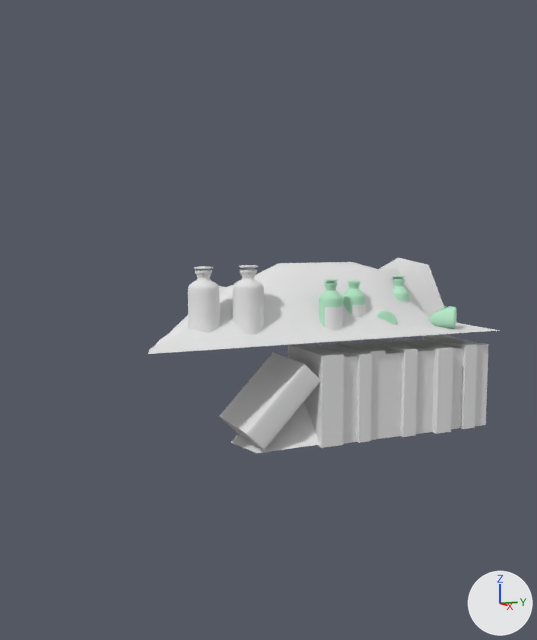
One commit to the Blender file Assets/models/house/floor02/secret_room_sw/secret_room_sw_furniture.blend: the scene before it, then after it.
Camera for both pictures: a 50 mm lens placed at (1.59, -1.63, 2.41), pointed at (-2.09, -0.01, 1.94). Lighting does not change. The marker at lower right points along +X, +Y and +Z.

Names of what the first picture shows: 'book.001', 'book_row.001', 'jar.000', 'label.005', 'webs03', 'webs03.001'.
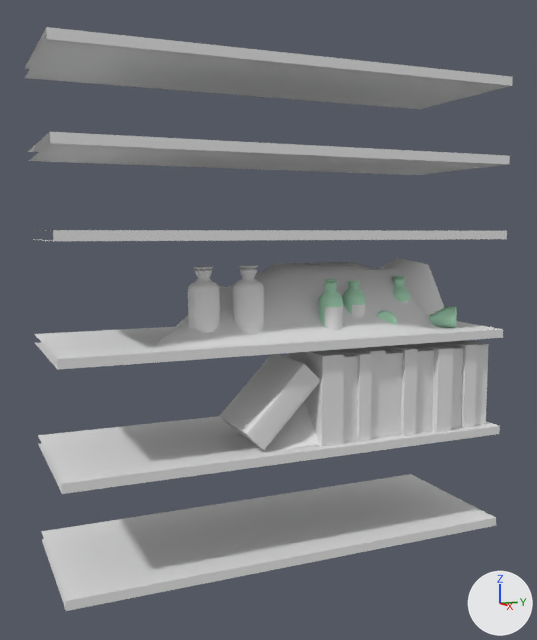
Changed parts and their boxes [x1, y1, x2, y2] in the pictures (537 x 640 px):
'book_shelf.001', added: after [41, 474, 496, 611]
'book_shelf.000', added: after [24, 27, 513, 109]
'book_shelf.005', added: after [38, 416, 500, 494]
'book_shelf.002', added: after [28, 132, 510, 175]
'book_shelf.004', added: after [34, 321, 503, 370]
'book_shelf.003', added: after [33, 230, 507, 241]

The change, as a diff of the scene's bpy script:
```diff
--- a/Assets/models/house/floor02/secret_room_sw/secret_room_sw_furniture.blend.py
+++ b/Assets/models/house/floor02/secret_room_sw/secret_room_sw_furniture.blend.py
@@ mat_secret_room_sw_book_shelves_shelf01 @@
+mat_secret_room_sw_book_shelves_shelf01 = diffuse_material('secret_room_sw_book_shelves_shelf01')
+mat_secret_room_sw_book_shelves_shelf01.base_color = (0.8, 0.8, 0.8)  # white #e7e7e7
@@ me_cube_005 @@
+me_cube_005.from_pydata([(-0.42, -1.19, -0.02), (-0.42, -1.19, 0.02), (-0.42, 1.19, -0.02), (-0.42, 1.19, 0.02), (0.42, -1.19, -0.02), (0.42, -1.19, 0.02), (0.42, 1.19, -0.02), (0.42, 1.19, 0.02)], [], [(7, 5, 4, 6), (0, 2, 6, 4), (5, 7, 3, 1)])
+me_cube_005.materials.append(mat_secret_room_sw_book_shelves_shelf01)  # its picture is missing
@@ ob_book_shelf_000 @@
+ob_book_shelf_000 = bpy.data.objects.new('book_shelf.000', me_cube_005)
+ob_book_shelf_000.parent = ob_book_shelf
+ob_book_shelf_000.matrix_parent_inverse = Matrix(((1.0, 0.0, 0.0, 2.105), (0.0, 1.0, 0.0, 0.0), (0.0, 0.0, 1.0, -2.014), (0.0, 0.0, 0.0, 1.0)))
+ob_book_shelf_000.location = (-2.041, 0.0, 3.206)
@@ ob_book_shelf_002 @@
+ob_book_shelf_002 = bpy.data.objects.new('book_shelf.002', me_cube_005.copy())
+ob_book_shelf_002.parent = ob_book_shelf
+ob_book_shelf_002.matrix_parent_inverse = Matrix(((1.0, 0.0, 0.0, 2.105), (0.0, 1.0, 0.0, 0.0), (0.0, 0.0, 1.0, -2.014), (0.0, 0.0, 0.0, 1.0)))
+ob_book_shelf_002.location = (-2.041, 0.0, 2.796)
@@ ob_book_shelf_003 @@
+ob_book_shelf_003 = bpy.data.objects.new('book_shelf.003', me_cube_005.copy())
+ob_book_shelf_003.parent = ob_book_shelf
+ob_book_shelf_003.matrix_parent_inverse = Matrix(((1.0, 0.0, 0.0, 2.105), (0.0, 1.0, 0.0, 0.0), (0.0, 0.0, 1.0, -2.014), (0.0, 0.0, 0.0, 1.0)))
+ob_book_shelf_003.location = (-2.041, 0.0, 2.396)
@@ ob_book_shelf_004 @@
+ob_book_shelf_004 = bpy.data.objects.new('book_shelf.004', me_cube_005.copy())
+ob_book_shelf_004.parent = ob_book_shelf
+ob_book_shelf_004.matrix_parent_inverse = Matrix(((1.0, 0.0, 0.0, 2.105), (0.0, 1.0, 0.0, 0.0), (0.0, 0.0, 1.0, -2.014), (0.0, 0.0, 0.0, 1.0)))
+ob_book_shelf_004.location = (-2.041, 0.0, 1.857)
@@ ob_book_shelf_005 @@
+ob_book_shelf_005 = bpy.data.objects.new('book_shelf.005', me_cube_005.copy())
+ob_book_shelf_005.parent = ob_book_shelf
+ob_book_shelf_005.matrix_parent_inverse = Matrix(((1.0, 0.0, 0.0, 2.105), (0.0, 1.0, 0.0, 0.0), (0.0, 0.0, 1.0, -2.014), (0.0, 0.0, 0.0, 1.0)))
+ob_book_shelf_005.location = (-2.041, 0.0, 1.311)
@@ ob_book_shelf_001 @@
+ob_book_shelf_001 = bpy.data.objects.new('book_shelf.001', me_cube_005.copy())
+ob_book_shelf_001.parent = ob_book_shelf
+ob_book_shelf_001.matrix_parent_inverse = Matrix(((1.0, 0.0, 0.0, 2.105), (0.0, 1.0, 0.0, 0.0), (0.0, 0.0, 1.0, -2.014), (0.0, 0.0, 0.0, 1.0)))
+ob_book_shelf_001.location = (-2.041, 0.0, 0.777)
```
